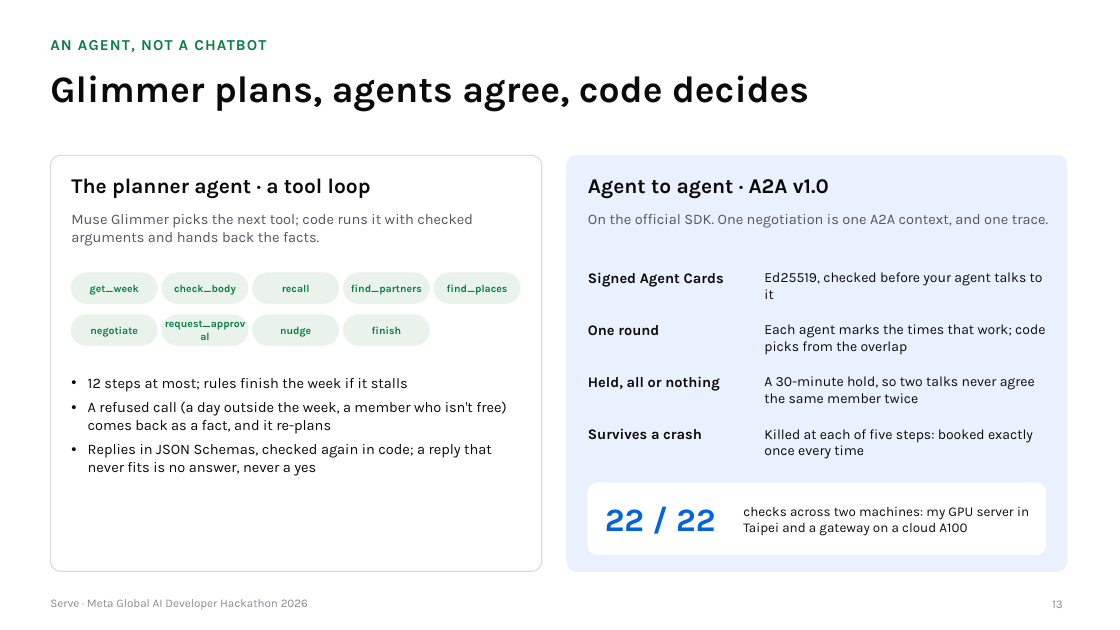
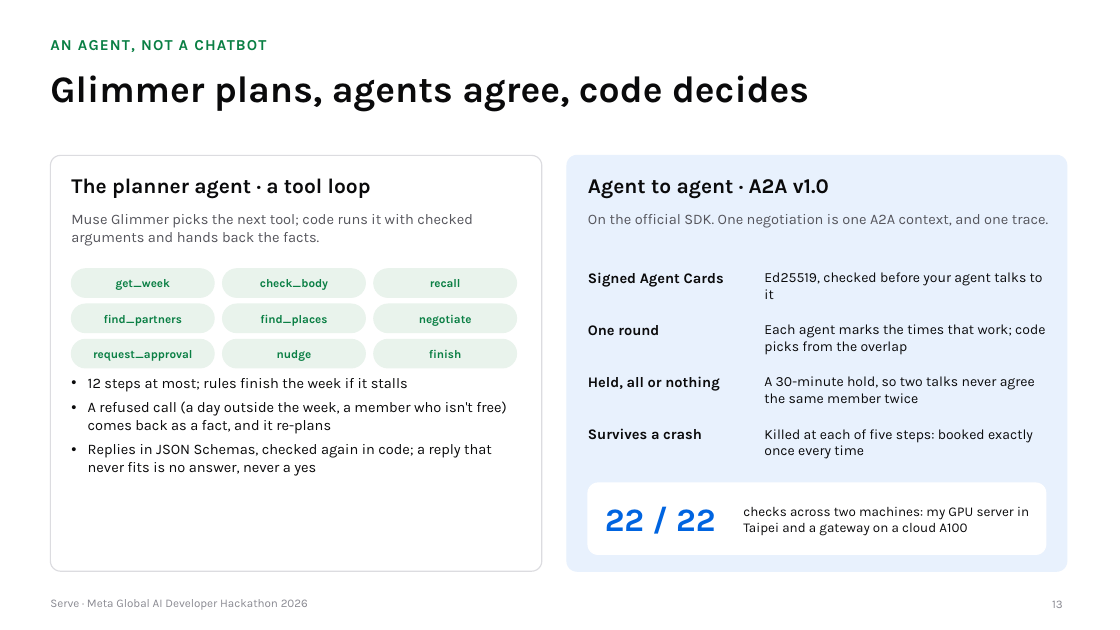
Before and after one commit to gino6178/serve-meta-hackathon, a slide deck: slide 13 of video/deck/Serve_Meta_deck.pptx. Drawn at 1120x630 pixels with LibreOffice and Linux fonts; fonts in the diff are those of the drawing. Boxes give left, top, right and bottom in pixels: in the first picture for what was removed or moved away, otherwise in the second. Text is boxed around its words. In the diff, an @@ line names an element or a change of style, - is before the commit and + after.

```diff
--- a/video/deck/Serve_Meta_deck.pptx
+++ b/video/deck/Serve_Meta_deck.pptx
@@ rounded rectangle: place and size @@
-rounded rectangle at [71,273,157,303]
+rounded rectangle at [71,269,214,297]
@@ text "check_body": place and size @@
-text "check_body" at [174,285,236,295]
+text "check_body" at [260,279,328,290]
@@ rounded rectangle: place and size @@
-rounded rectangle at [162,273,248,303]
+rounded rectangle at [223,269,365,297]
@@ text "recall": place and size @@
-text "recall" at [282,284,310,292]
+text "recall" at [430,279,461,287]
@@ rounded rectangle: place and size @@
-rounded rectangle at [253,273,339,303]
+rounded rectangle at [374,269,517,297]
@@ text "find_partners": place and size @@
-text "find_partners" at [351,284,422,295]
+text "find_partners" at [104,314,182,326]
@@ rounded rectangle: place and size @@
-rounded rectangle at [344,273,429,303]
+rounded rectangle at [71,304,214,333]
@@ text "find_places": place and size @@
-text "find_places" at [447,284,508,295]
+text "find_places" at [260,314,327,326]
@@ rounded rectangle: place and size @@
-rounded rectangle at [434,273,520,303]
+rounded rectangle at [223,304,365,333]
@@ size 9 to 10 pt in 9 elements at [116,279,170,290], [277,350,312,361], [260,279,328,290], [429,350,461,358], [93,350,192,361], [430,279,461,287], [260,314,327,326], [104,314,182,326], [419,315,472,326] @@
@@ text "negotiate": place and size @@
-text "negotiate" at [90,326,138,337]
+text "negotiate" at [419,315,472,326]
@@ rounded rectangle: place and size @@
-rounded rectangle at [71,315,157,345]
+rounded rectangle at [374,304,517,333]
@@ text "request_approval": place and size @@
-text "request_approval" at [165,320,246,330]
+text "request_approval" at [93,350,192,361]
@@ rounded rectangle: place and size @@
-rounded rectangle at [162,315,248,345]
+rounded rectangle at [71,339,214,368]
@@ text "nudge": place and size @@
-text "nudge" at [280,327,311,337]
+text "nudge" at [277,350,312,361]
@@ rounded rectangle: place and size @@
-rounded rectangle at [253,315,339,345]
+rounded rectangle at [223,339,365,368]
@@ text "finish": place and size @@
-text "finish" at [372,326,401,334]
+text "finish" at [429,350,461,358]
@@ rounded rectangle: place and size @@
-rounded rectangle at [344,315,429,345]
+rounded rectangle at [374,339,517,368]
```
Also in this commit, not shown: 8 other slides changed, 7 other files.
